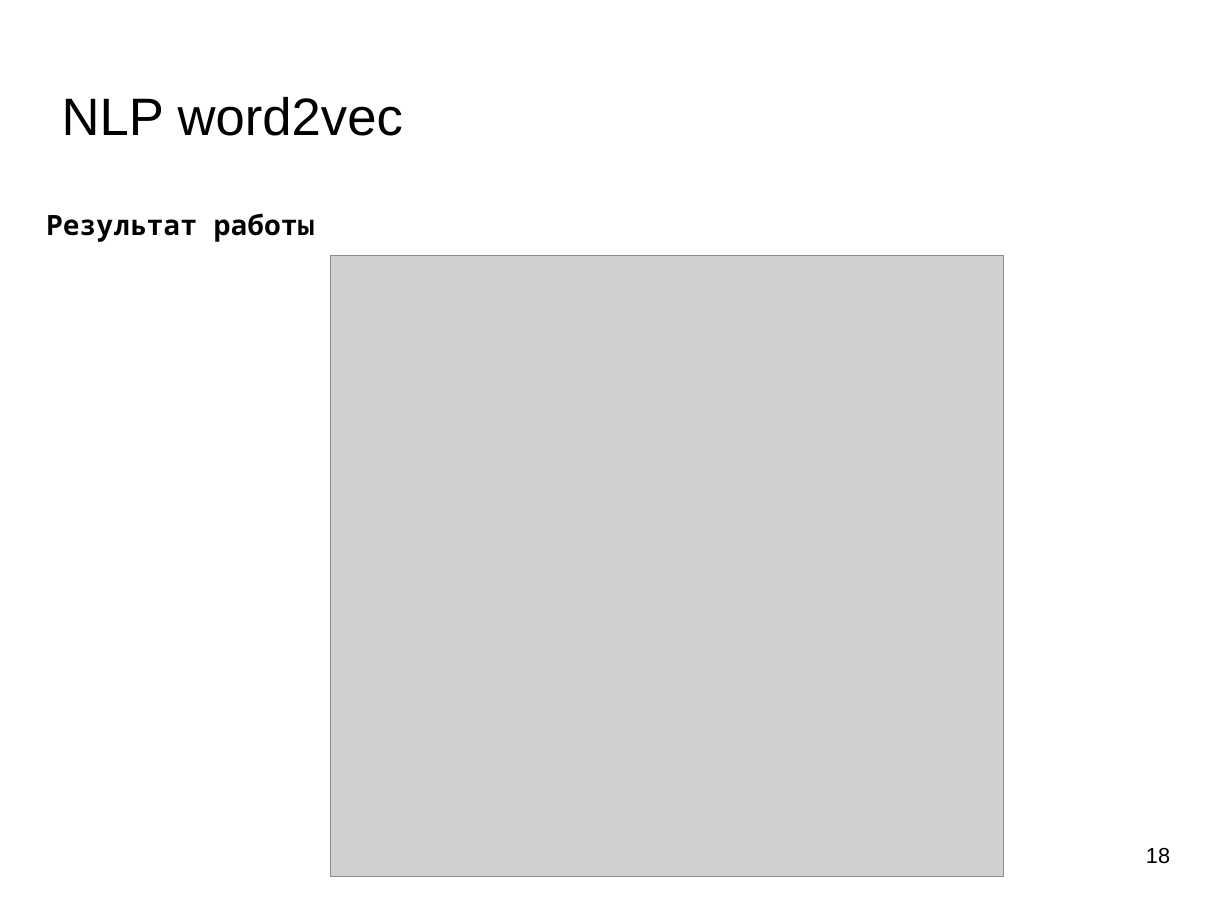
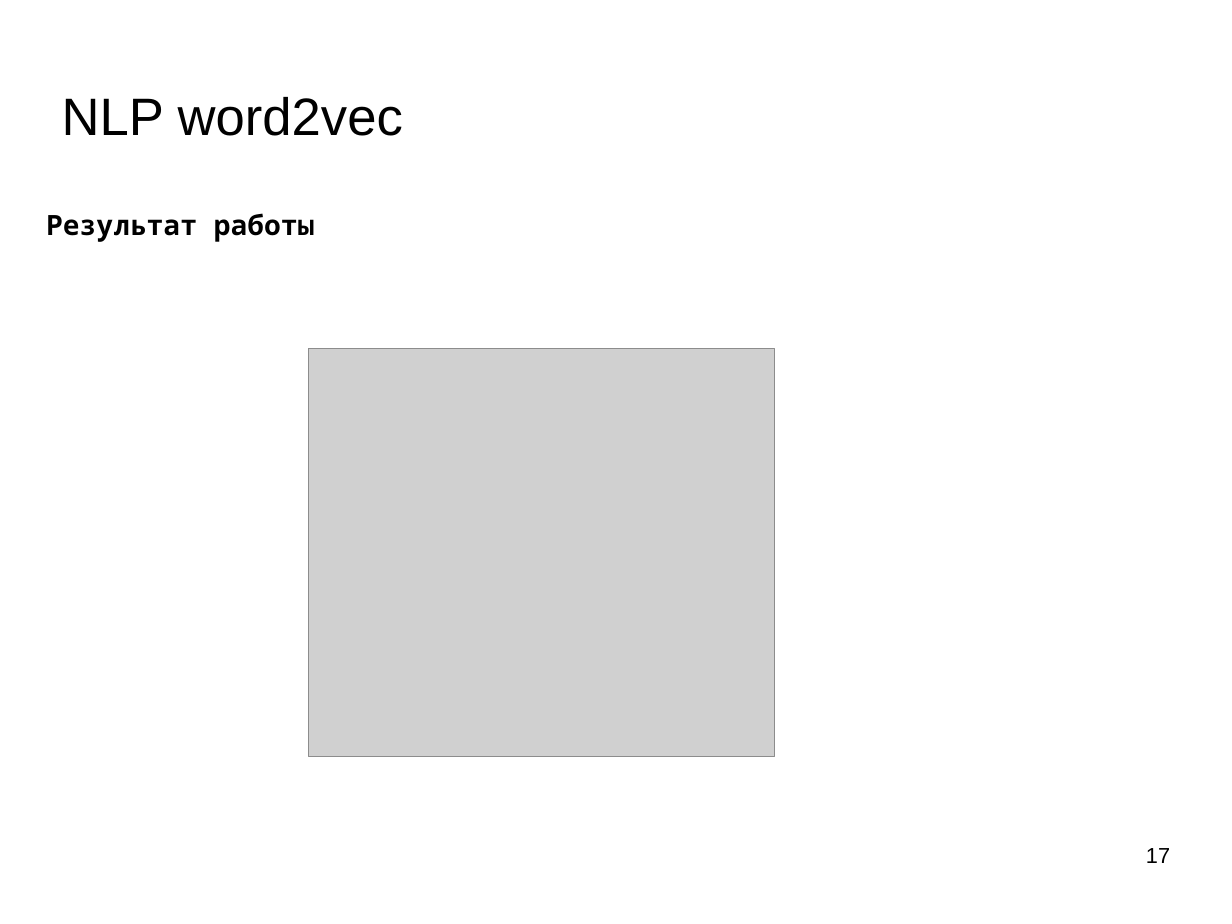
Before and after one commit to mechanoid5/ml_nlp_2022, a slide deck: slide 17 of 03-word2vec.odp (slide 18 before the commit). Drawn at 1232x924 pixels with LibreOffice and Linux fonts; fonts in the diff are those of the drawing; grey boxes stand for pictures; background and template pictures are left out. Boxes give left, top, right and bottom in pixels: in the first picture for what was removed or moved away, otherwise in the second. Text is boxed around its words. In the diff, an @@ line names an element or a change of style, - is before the commit and + after.

```diff
--- a/03-word2vec.odp
+++ b/03-word2vec.odp
@@ picture: place and size @@
-picture at box(330, 255, 1003, 876)
+picture at box(309, 349, 775, 758)
@@ page number at box(1146, 848, 1170, 863): text changed @@
-18
+17
```
Also in this commit, not shown: 1 other slide changed, 4 other files.
